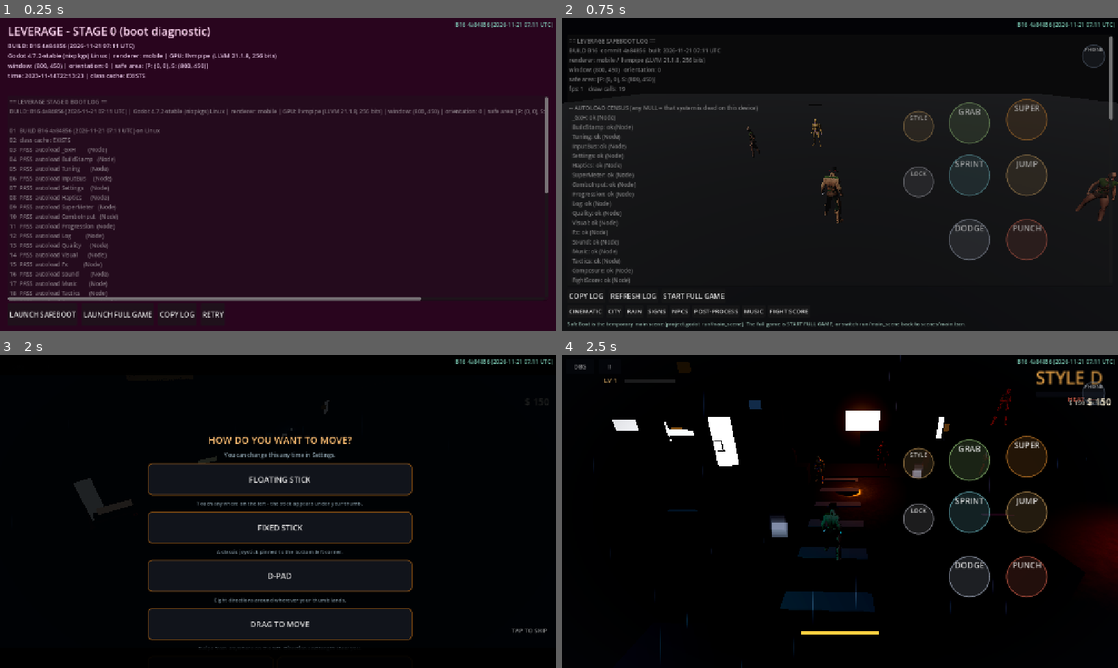
Above: before the commit, frames 1-4 (two rows, left to right).
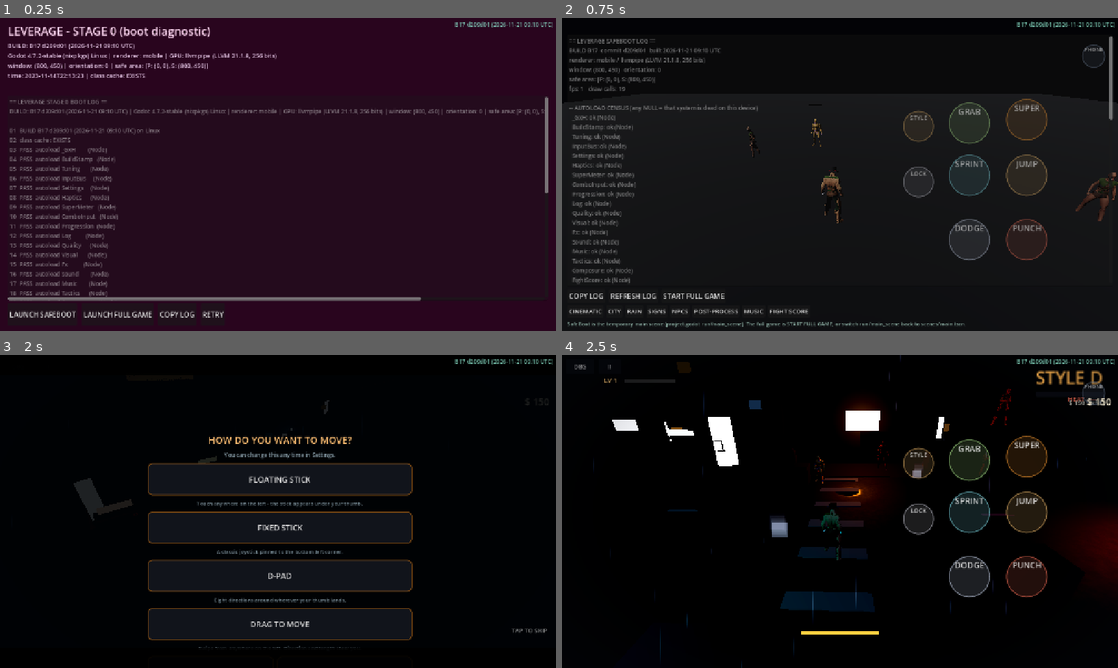
Above: after the commit, the same moments.

Repository: jamesrudh-arch/Barehands
Game: Godot game, scene res://scenes/stage0.tscn
Two runs of this game, one before a commit and one after it. Both use one fixed random seed, a clock stepped at 60 frames per second and the inputs below.
Inputs:
- Up to frame 1 (0.25 s): no input
- Up to frame 2 (0.75 s): click "LAUNCH SAFEBOOT" at 0.5 s
- Up to frame 3 (2 s): click "START FULL GAME" at 1.25 s
- Up to frame 4 (2.5 s): click "FLOATING STICK" at 2 s

The runs differ from the first frame. In frame 1, 0.8% of the frame differs, in the area x 6-100%, y 1-90%; in frame 2, 0.2%; in frame 3, 0.1%; in frame 4, 0.1%.

Commit message:
B17 build stamp: batch B17, code commit d209d01

Diff:
--- a/STATE.json
+++ b/STATE.json
@@ -3,7 +3,7 @@
   "repo": "github.com/jamesrudh-arch/Barehands, main branch",
   "godot": "4.7.2, MOBILE renderer, headless test harness at /tmp/godot",
   "continuation_protocol": "read PROJECT_BIBLE.md + this file; resume at next_step",
-  "current_batch": "Batch 17 (class-cache fix + Stage0 + root move) CLOSE-OUT: battery running cache-deleted; then push + zip",
+  "current_batch": "Batch 17 (class-cache fix + Stage0 + root move) PUSHED: code commit d209d01 + stamp commit on top; battery 33/33 green cache-deleted; next: the vertical slice review",
   "completed": [
     "Series 1 (look and feel): stability, hero + cinematic camera, wet neon night, punches that hit, pose/stress suites",
     "Series 2 Phase 1 audio (layered hits, puddle footsteps, volume sliders, mute)",
@@ -84,6 +84,6 @@
     "blocks are one loaded neighborhood at a time, not literal streamed scene files (one axis, offset 240 apart, built lazily) - same effect, cheaper; the bible's 'one streamed scene per block' reads satisfied in spirit",
     "the morning report's numbers are first-pass copy (interest/cooling lines state facts the systems computed; no art pass yet)"
   ],
-  "next_step": "Battery green -> two-phase commit (code, gen_build_info B17, stamp commit) -> push -> ls-remote + GitHub page confirm -> zip Leverage_B17_2026-11-21.zip (import the unzipped folder itself; .env EXCLUDED from the zip, flag to owner it is git-tracked) -> owner's 5 taps per XOGOT.md (STAGE 0 BUILD line, COPY LOG, LAUNCH FULL GAME, one-at-a-time toggles if broken, landscape check) -> then back to batch order: THE VERTICAL SLICE REVIEW per PROJECT_BIBLE.md -> docs/SLICE_REVIEW.md",
+  "next_step": "Owner's 5 taps per XOGOT.md (STAGE 0 BUILD line, COPY LOG, LAUNCH FULL GAME, one-at-a-time toggles if broken, landscape check). Then back to batch order: THE VERTICAL SLICE REVIEW per PROJECT_BIBLE.md -> docs/SLICE_REVIEW.md (per-section SHIPPED/THIN/MISSING/STRETCH verdicts + gap list ranked by player impact). NOTE: .env is git-tracked - excluded from the zip; flag to the owner to rotate/remove it from the repo if it holds live credentials.",
   "battery_last_full_run": "2026-11-19 P0: 18/18 green (see completed list); run pattern: HOME=<fresh dir> per suite, timeout 420, never killed"
 }
--- a/scripts/build_info.gd
+++ b/scripts/build_info.gd
@@ -1,11 +1,11 @@
-
+class_name BuildInfo
 ## GENERATED at commit time by scripts/gen_build_info.py - never hand-edit.
 ## The build stamp is the single source of truth for "which build is
 ## this?". It is shown at boot (top-right corner, the BuildStamp
 ## autoload), in the debug menu, and across the whole SafeBoot log.
 ## COMMIT is the code commit this build was stamped from; the stamp
 ## commit itself lands one above it (see VERSION.txt at the repo root).
-const BATCH := "B16"
-const COMMIT := "4a84856"
-const BUILT := "2026-11-21 07:11 UTC"
-const STAMP := "B16 4a84856 (2026-11-21 07:11 UTC)"
+const BATCH := "B17"
+const COMMIT := "d209d01"
+const BUILT := "2026-11-21 09:10 UTC"
+const STAMP := "B17 d209d01 (2026-11-21 09:10 UTC)"
Not shown, changed: VERSION.txt
